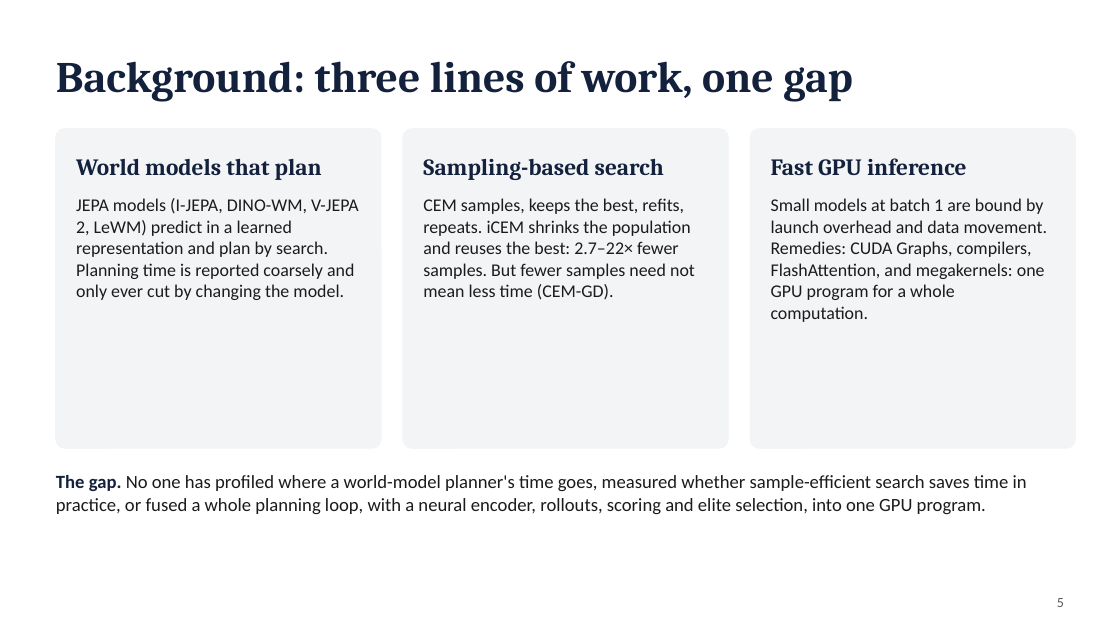
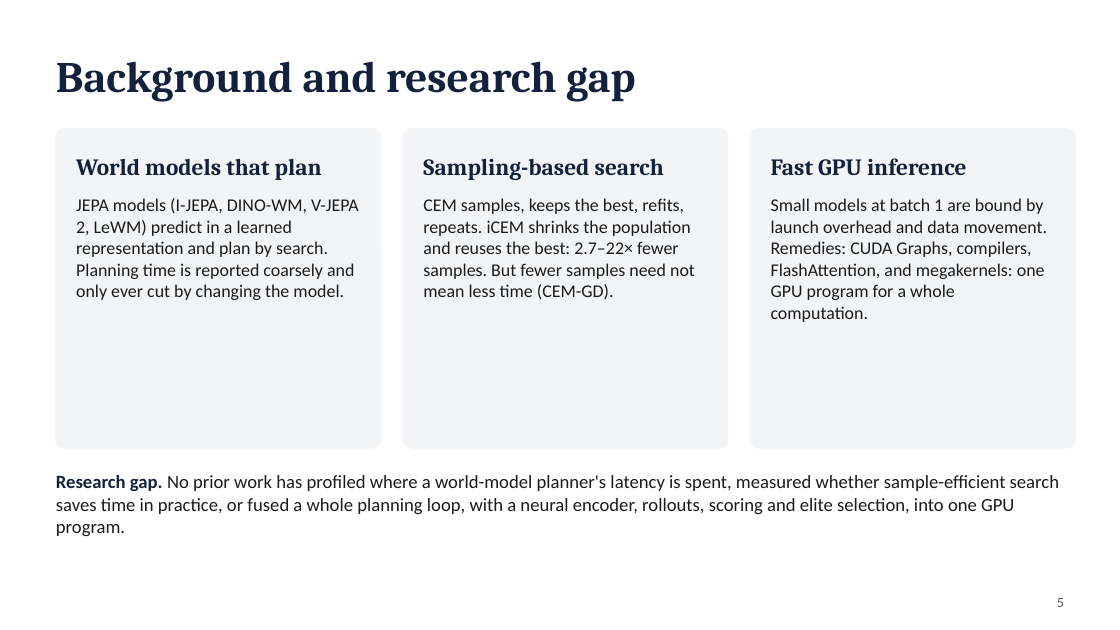
Before and after one commit to antoinenguyen27/lewm-flash, a slide deck: slide 5 of docs/paper/presentation.pptx. Drawn at 1120x630 pixels with LibreOffice and Linux fonts; fonts in the diff are those of the drawing. Boxes give left, top, right and bottom in pixels: in the first picture for what was removed or moved away, otherwise in the second. Text is boxed around its words. In the diff, an @@ line names an element or a change of style, - is before the commit and + after.

```diff
--- a/docs/paper/presentation.pptx
+++ b/docs/paper/presentation.pptx
@@ text at (56,61,636,102): text changed @@
-Background: three lines of work, one gap
+Background and research gap
@@ text at (56,475,1059,536): text changed @@
-The gap. No one has profiled where a world-model planner's time goes, measured whether sample-efficient search saves time in practice, or fused a whole planning loop, with a neural encoder, rollouts, scoring and elite selection, into one GPU program.
+Research gap. No prior work has profiled where a world-model planner's latency is spent, measured whether sample-efficient search saves time in practice, or fused a whole planning loop, with a neural encoder, rollouts, scoring and elite selection, into one GPU program.
```
Also in this commit, not shown: 11 other slides changed, 2 other files.
